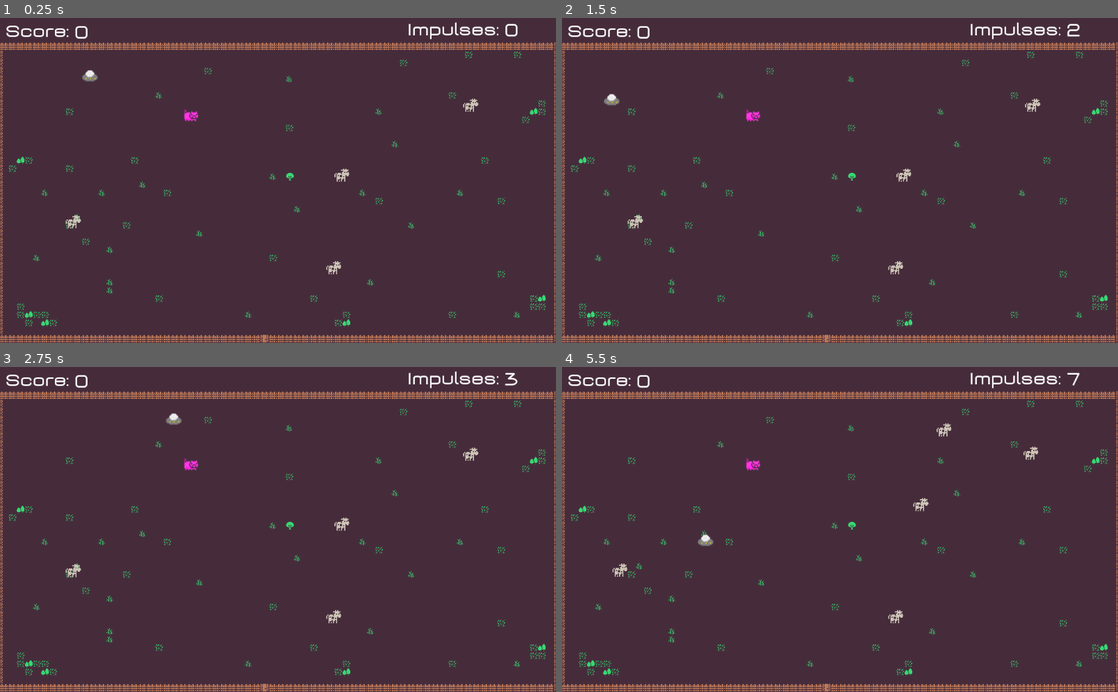
Above: before the commit, frames 1-4 (two rows, left to right).
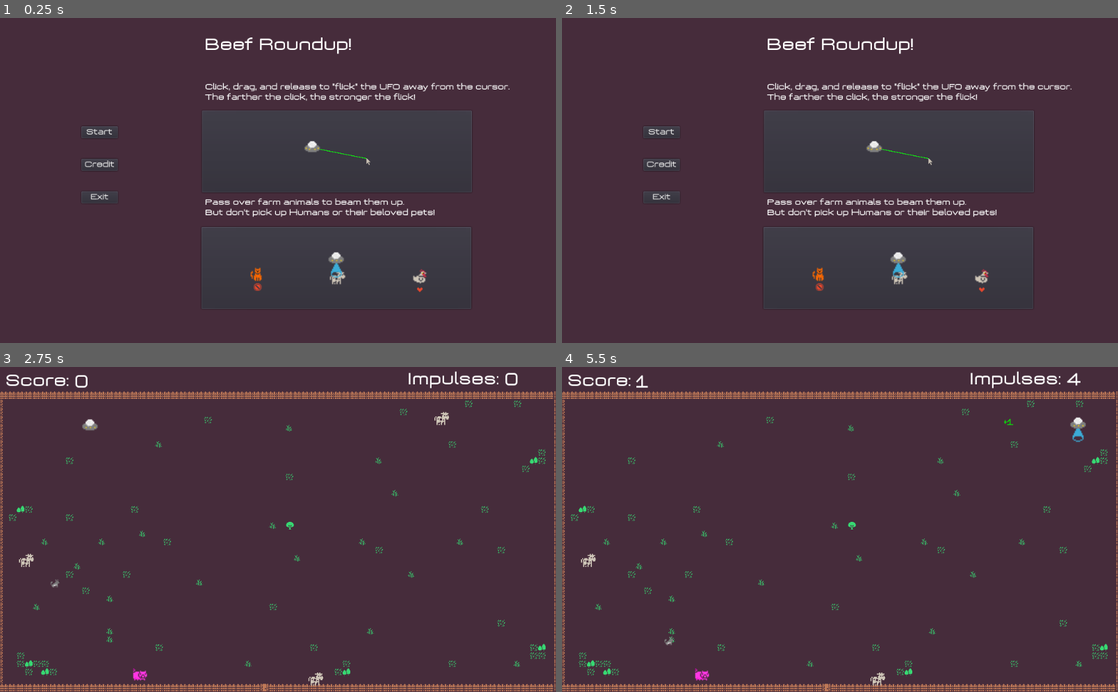
Above: after the commit, the same moments.

Repository: JonHolt/BeefRoundup
Game: Godot game, scene res://Scenes/menu.tscn
The game is run twice, just before and just after one commit, with the same random seed, the same clock (stepped at 60 frames per second) and the same inputs. Before the commit the project starts from res://Scenes/Yard.tscn.
Inputs (mouse positions are in pixels of both pictures, inside the frame that each line leads up to):
- Up to frame 1 (0.25 s): no input
- Up to frame 2 (1.5 s): click (662, 164) at 0.5 s, where only the run after the commit has a clickable "Credit"; click (845, 200) at 1.25 s, where only the run after the commit has a clickable "Back"
- Up to frame 3 (2.75 s): click (100, 480) at 2 s, where only the run after the commit has a clickable "Start"
- Up to frame 4 (5.5 s): move the mouse to (962, 513) at 2.77 s; click (962, 513) at 2.85 s; move the mouse to (728, 545) at 3.52 s; click (728, 545) at 3.6 s; move the mouse to (895, 458) at 4.27 s; click (895, 458) at 4.35 s; move the mouse to (812, 594) at 5.02 s; click (812, 594) at 5.1 s

The runs differ from the first frame. In frame 1, 8.0% of the frame differs, in the area x 0-100%, y 1-100%; in frame 2, 8.0%; in frame 3, 0.8%; in frame 4, 0.9%.

Commit message:
music and some polish

Diff:
--- /dev/null
+++ b/Scenes/Button.gd
@@ -0,0 +1,4 @@
+extends Button
+
+func _on_Button_pressed():
+	get_tree().change_scene("res://Scenes/menu.tscn")
--- /dev/null
+++ b/Scenes/Button2.gd
@@ -0,0 +1,4 @@
+extends Button
+
+func _on_CreditButton_pressed():
+	get_tree().change_scene("res://Scenes/credit.tscn")
--- a/Scenes/Chaser.gd
+++ b/Scenes/Chaser.gd
@@ -2,6 +2,8 @@
 
 export(float) var move_speed = 2
 export(float) var speed_varience = 0
+var t
+var from_point
 var parent
 var target
 var speed
@@ -9,19 +11,23 @@
 func _ready():
 	randomize()
 	parent = find_parent("*")
-	_pick_target()
-	_set_speed()
+	_change_destination()
 
 func _process(delta):
 	if target == null || (parent.global_position - target.global_position).length() < 16:
-		_pick_target()
-		_set_speed()
-	parent.global_position = lerp(parent.global_position, target.global_position, speed * delta)
+		_change_destination()
+	t += delta * speed
+	parent.global_position = lerp(from_point, target.global_position, t)
+
+func _change_destination():
+	t = 0.0
+	from_point = global_position
+	_pick_target()
+	_set_speed()
 
 func _pick_target():
 	var target_group = get_tree().get_nodes_in_group("critter")
 	target = target_group[randi() % target_group.size()]
-	print(target)
 
 func _set_speed():
 	if speed_varience == 0:
--- a/Scenes/CritterManager.gd
+++ b/Scenes/CritterManager.gd
@@ -4,19 +4,30 @@
 export var MAX_CRITTERS = 100
 
 var screen_size
+var player
 
 func _ready():
+	player = get_tree().get_nodes_in_group("UFO")[0]
 	randomize()
 	screen_size = get_viewport().size
+	for i in 5:
+		_on_CritterManager_timeout()
 	start()
 
 func _on_CritterManager_timeout():
 	if get_child_count() < MAX_CRITTERS:
 		var critter = critter_types[_select_random_critter()].instance()
-		critter.position.x = randi() % int(screen_size.x - 40) + 20
-		critter.position.y = randi() % int(screen_size.y - 84) + 64
+		var pos = _random_position()
+		while (pos - player.global_position).length() < 50:
+			pos = _random_position()
+		critter.global_position = pos
 		add_child(critter)
 		set_wait_time(randf() * 5)
+
+func _random_position():
+	var x = randi() % int(screen_size.x - 40) + 20
+	var y = randi() % int(screen_size.y - 84) + 64
+	return Vector2(x, y)
 
 func _select_random_critter():
 	var percent = randi() % 101
--- a/Scenes/Critters/Dog.tscn
+++ b/Scenes/Critters/Dog.tscn
@@ -16,5 +16,5 @@
 position = Vector2( 0, -12.467 )
 
 [node name="Chaser" parent="." instance=ExtResource( 4 )]
-move_speed = 1.0
-speed_varience = 0.9
+move_speed = 0.5
+speed_varience = 0.2
--- /dev/null
+++ b/Scenes/ExitButton.gd
@@ -0,0 +1,4 @@
+extends Button
+
+func _on_ExitButton_pressed():
+	get_tree().quit()
--- /dev/null
+++ b/Scenes/StartButton.gd
@@ -0,0 +1,4 @@
+extends Button
+
+func _on_StartButton_pressed():
+	get_tree().change_scene("res://Scenes/Yard.tscn")
--- a/Scenes/UFO.gd
+++ b/Scenes/UFO.gd
@@ -13,7 +13,7 @@
 		$FlickVector.add_point(Vector2(0,0))
 		$FlickVector.add_point(get_global_mouse_position() - global_position)
 
-func _input(event):
+func _input(_event):
 	if Input.is_action_just_pressed("click"):
 		selected = true
 	if Input.is_action_just_released("click") && selected:
@@ -31,3 +31,4 @@
 	point_total += points
 	emit_signal("score_changed", point_total)
 	$Beam.show()
+	$SoundBeam.play()
--- a/Scenes/UFO.tscn
+++ b/Scenes/UFO.tscn
@@ -6,6 +6,7 @@
 [ext_resource path="res://Scenes/UFO.gd" type="Script" id=4]
 [ext_resource path="res://Scenes/beam.gd" type="Script" id=5]
 [ext_resource path="res://Assets/UFO/beam.png" type="Texture" id=6]
+[ext_resource path="res://Assets/sfx/phaseJump1.ogg" type="AudioStream" id=7]
 
 [sub_resource type="PhysicsMaterial" id=1]
 friction = 0.01
@@ -59,4 +60,9 @@
 frames = SubResource( 3 )
 frame = 2
 playing = true
+
+[node name="SoundBeam" type="AudioStreamPlayer2D" parent="."]
+stream = ExtResource( 7 )
+volume_db = 1.0
+pitch_scale = 1.2
 [connection signal="timeout" from="Beam/Timer" to="Beam" method="_on_Timer_timeout"]
--- a/Scenes/Yard.tscn
+++ b/Scenes/Yard.tscn
@@ -12,6 +12,7 @@
 [ext_resource path="res://Scenes/Impulses.gd" type="Script" id=10]
 [ext_resource path="res://Scenes/Critters/Cat.tscn" type="PackedScene" id=11]
 [ext_resource path="res://Scenes/Critters/Dog.tscn" type="PackedScene" id=12]
+[ext_resource path="res://Assets/sfx/Chiptronical.ogg" type="AudioStream" id=13]
 
 [sub_resource type="TileSet" id=1]
 0/name = "colored_transparent_packed.png 0"
@@ -195,20 +196,10 @@
 script = ExtResource( 8 )
 critter_types = [ ExtResource( 4 ), ExtResource( 7 ), ExtResource( 9 ), ExtResource( 11 ), ExtResource( 12 ) ]
 
-[node name="Cow" parent="CritterManager" instance=ExtResource( 4 )]
-position = Vector2( 866.669, 161.121 )
-
-[node name="Cow2" parent="CritterManager" instance=ExtResource( 4 )]
-position = Vector2( 614.324, 461.14 )
-
-[node name="Cow3" parent="CritterManager" instance=ExtResource( 4 )]
-position = Vector2( 629.404, 290.494 )
-
-[node name="Cow4" parent="CritterManager" instance=ExtResource( 4 )]
-position = Vector2( 134.929, 376.214 )
-
-[node name="Pig" parent="CritterManager" instance=ExtResource( 9 )]
-position = Vector2( 352.121, 177.801 )
+[node name="BackgroundMusic" type="AudioStreamPlayer" parent="."]
+stream = ExtResource( 13 )
+volume_db = -3.029
+autoplay = true
 [connection signal="impulse_changed" from="UFO" to="UI/Impulses" method="_on_UFO_impulse_changed"]
 [connection signal="score_changed" from="UFO" to="UI/Score" method="_on_UFO_score_changed"]
 [connection signal="timeout" from="CritterManager" to="CritterManager" method="_on_CritterManager_timeout"]
--- /dev/null
+++ b/Scenes/credit.tscn
@@ -0,0 +1,39 @@
+[gd_scene load_steps=4 format=2]
+
+[ext_resource path="res://Scenes/Button.gd" type="Script" id=1]
+[ext_resource path="res://Assets/half_size.tres" type="DynamicFont" id=2]
+[ext_resource path="res://Assets/sfx/Blues.ogg" type="AudioStream" id=3]
+
+[node name="Node2D" type="Node2D"]
+
+[node name="Label" type="Label" parent="."]
+margin_left = 378.27
+margin_top = 191.941
+margin_right = 665.27
+margin_bottom = 283.941
+custom_fonts/font = ExtResource( 2 )
+text = "Background Music provided by:
+patrickdearteaga.com
+
+Sprites and Beam Sound Effect:
+kenney.nl"
+__meta__ = {
+"_edit_use_anchors_": false
+}
+
+[node name="Button" type="Button" parent="."]
+margin_left = 495.637
+margin_top = 322.35
+margin_right = 554.637
+margin_bottom = 344.35
+custom_fonts/font = ExtResource( 2 )
+text = "Back"
+script = ExtResource( 1 )
+__meta__ = {
+"_edit_use_anchors_": false
+}
+
+[node name="AudioStreamPlayer" type="AudioStreamPlayer" parent="."]
+stream = ExtResource( 3 )
+autoplay = true
+[connection signal="pressed" from="Button" to="Button" method="_on_Button_pressed"]
--- /dev/null
+++ b/Scenes/menu.tscn
@@ -0,0 +1,161 @@
+[gd_scene load_steps=16 format=2]
+
+[ext_resource path="res://Assets/half_size.tres" type="DynamicFont" id=1]
+[ext_resource path="res://Assets/new_days.tres" type="DynamicFont" id=2]
+[ext_resource path="res://Assets/UFO/3.png" type="Texture" id=3]
+[ext_resource path="res://Assets/UFO/beam.png" type="Texture" id=4]
+[ext_resource path="res://Assets/Creatures/cow.png" type="Texture" id=5]
+[ext_resource path="res://Assets/UFO/2.png" type="Texture" id=6]
+[ext_resource path="res://Assets/Creatures/Chicken.png" type="Texture" id=7]
+[ext_resource path="res://Assets/cursor.png" type="Texture" id=8]
+[ext_resource path="res://Assets/Creatures/cat.png" type="Texture" id=9]
+[ext_resource path="res://Assets/no.png" type="Texture" id=10]
+[ext_resource path="res://Assets/yes.png" type="Texture" id=11]
+[ext_resource path="res://Scenes/StartButton.gd" type="Script" id=12]
+[ext_resource path="res://Scenes/ExitButton.gd" type="Script" id=13]
+[ext_resource path="res://Scenes/Button2.gd" type="Script" id=14]
+[ext_resource path="res://Assets/sfx/Blues.ogg" type="AudioStream" id=15]
+
+[node name="Node2D" type="Node2D"]
+
+[node name="Label" type="Label" parent="."]
+margin_left = 376.832
+margin_top = 34.9234
+margin_right = 646.832
+margin_bottom = 65.9234
+custom_fonts/font = ExtResource( 2 )
+text = "Beef Roundup!"
+__meta__ = {
+"_edit_use_anchors_": false
+}
+
+[node name="StartButton" type="Button" parent="."]
+margin_left = 150.0
+margin_top = 200.0
+margin_right = 217.0
+margin_bottom = 222.0
+custom_fonts/font = ExtResource( 1 )
+text = "Start"
+script = ExtResource( 12 )
+__meta__ = {
+"_edit_use_anchors_": false
+}
+
+[node name="CreditButton" type="Button" parent="."]
+margin_left = 150.0
+margin_top = 260.0
+margin_right = 217.0
+margin_bottom = 282.0
+custom_fonts/font = ExtResource( 1 )
+text = "Credit"
+script = ExtResource( 14 )
+__meta__ = {
+"_edit_use_anchors_": false
+}
+
+[node name="ExitButton" type="Button" parent="."]
+margin_left = 150.0
+margin_top = 320.0
+margin_right = 217.0
+margin_bottom = 342.0
+custom_fonts/font = ExtResource( 1 )
+text = "Exit"
+script = ExtResource( 13 )
+__meta__ = {
+"_edit_use_anchors_": false
+}
+
+[node name="Label2" type="Label" parent="."]
+margin_left = 378.107
+margin_top = 120.267
+margin_right = 950.107
+margin_bottom = 155.267
+custom_fonts/font = ExtResource( 1 )
+text = "Click, drag, and release to \"flick\" the UFO away from the cursor.
+The farther the click, the stronger the flick!"
+
+[node name="PanelContainer" type="PanelContainer" parent="."]
+margin_left = 370.424
+margin_top = 169.053
+margin_right = 871.424
+margin_bottom = 324.053
+size_flags_vertical = 3
+__meta__ = {
+"_edit_use_anchors_": false
+}
+
+[node name="Line2D" type="Line2D" parent="PanelContainer"]
+position = Vector2( 205.069, 70.512 )
+points = PoolVector2Array( 0, 0, 100, 20 )
+width = 1.0
+default_color = Color( 0.0542603, 0.992188, 0.0542603, 1 )
+
+[node name="Sprite" type="Sprite" parent="PanelContainer"]
+position = Vector2( 205.069, 70.512 )
+scale = Vector2( 2, 2 )
+texture = ExtResource( 6 )
+
+[node name="Sprite2" type="Sprite" parent="PanelContainer"]
+position = Vector2( 308.012, 96.0804 )
+texture = ExtResource( 8 )
+
+[node name="Label3" type="Label" parent="."]
+margin_left = 378.424
+margin_top = 333.053
+margin_right = 827.424
+margin_bottom = 368.053
+custom_fonts/font = ExtResource( 1 )
+text = "Pass over farm animals to beam them up.
+But don't pick up Humans or their beloved pets!"
+__meta__ = {
+"_edit_use_anchors_": false
+}
+
+[node name="PanelContainer2" type="PanelContainer" parent="."]
+margin_left = 369.424
+margin_top = 384.053
+margin_right = 870.424
+margin_bottom = 539.053
+__meta__ = {
+"_edit_use_anchors_": false
+}
+
+[node name="Sprite3" type="Sprite" parent="PanelContainer2"]
+position = Vector2( 252.723, 93.2868 )
+scale = Vector2( 2, 2 )
+texture = ExtResource( 5 )
+
+[node name="Sprite2" type="Sprite" parent="PanelContainer2"]
+position = Vector2( 250.589, 81.1118 )
+scale = Vector2( 2, 2 )
+texture = ExtResource( 4 )
+
+[node name="Sprite" type="Sprite" parent="PanelContainer2"]
+position = Vector2( 250.131, 58.7449 )
+scale = Vector2( 2, 2 )
+texture = ExtResource( 3 )
+
+[node name="Sprite4" type="Sprite" parent="PanelContainer2"]
+position = Vector2( 102.67, 87.2859 )
+scale = Vector2( 2, 2 )
+texture = ExtResource( 9 )
+
+[node name="Sprite5" type="Sprite" parent="PanelContainer2"]
+position = Vector2( 404.182, 92.0427 )
+scale = Vector2( 2, 2 )
+texture = ExtResource( 7 )
+
+[node name="Sprite6" type="Sprite" parent="PanelContainer2"]
+position = Vector2( 105.445, 112.841 )
+texture = ExtResource( 10 )
+
+[node name="Sprite7" type="Sprite" parent="PanelContainer2"]
+position = Vector2( 404.182, 117.598 )
+texture = ExtResource( 11 )
+
+[node name="AudioStreamPlayer" type="AudioStreamPlayer" parent="."]
+stream = ExtResource( 15 )
+autoplay = true
+[connection signal="pressed" from="StartButton" to="StartButton" method="_on_StartButton_pressed"]
+[connection signal="pressed" from="CreditButton" to="CreditButton" method="_on_CreditButton_pressed"]
+[connection signal="pressed" from="ExitButton" to="ExitButton" method="_on_ExitButton_pressed"]
--- a/project.godot
+++ b/project.godot
@@ -16,12 +16,13 @@
 [application]
 
 config/name="Beef Roundup"
-run/main_scene="res://Scenes/Yard.tscn"
+run/main_scene="res://Scenes/menu.tscn"
 config/icon="res://icon.png"
 
 [display]
 
 window/size/resizable=false
+window/size/always_on_top=true
 
 [input]
 
Binary file added: Assets/cursor.png
Not shown, added: Assets/cursor.png.import
Binary file added: Assets/no.png
Not shown, added: Assets/no.png.import
Not shown, added: Assets/sfx/Blues.ogg.import
Not shown, added: Assets/sfx/Chiptronical.ogg.import
Not shown, added: Assets/sfx/phaseJump1.ogg.import
Binary file added: Assets/yes.png
Not shown, added: Assets/yes.png.import
Not shown: 1 places in Scenes/UFO.tscn that only renumber resources
Not shown: 1 places in Scenes/Yard.tscn that only renumber resources
Not shown, added: Assets/sfx/Blues.ogg
(and 2 more such lines)
